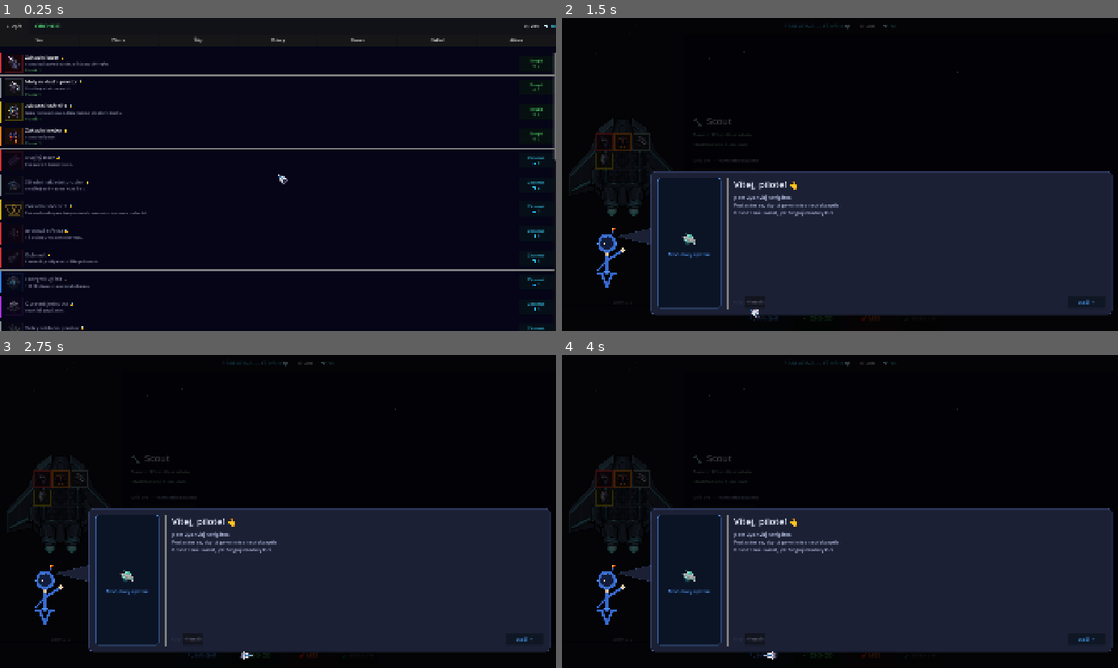
Above: before the commit, frames 1-4 (two rows, left to right).
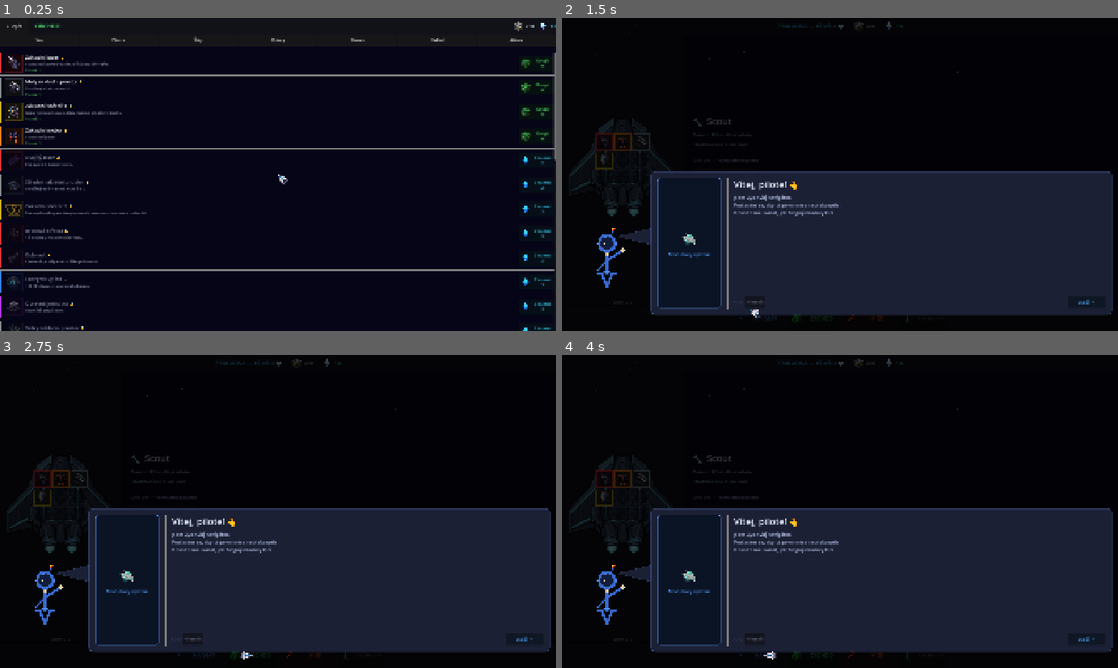
Above: after the commit, the same moments.

Repository: goldy714/Voidascend
Game: Godot game, scene res://scenes/shop.tscn
Two runs of this game, one before a commit and one after it. Both use one fixed random seed, a clock stepped at 60 frames per second and the inputs below. This scene is started directly instead of the project's main scene.
Inputs (mouse positions are in pixels of both pictures, inside the frame that each line leads up to):
- Up to frame 1 (0.25 s): no input
- Up to frame 2 (1.5 s): click "← Zpět" at 0.5 s; click (756, 318) at 1.25 s, where only the run after the commit has a clickable "HANGÁR"
- Up to frame 3 (2.75 s): click (250, 655) at 2 s, where only the run after the commit has a clickable "OBCHOD"
- Up to frame 4 (4 s): click (867, 655) at 2.75 s, where only the run after the commit has a clickable "MISE"; click (762, 655) at 3.5 s, where only the run before the commit has a clickable "🔧 HANGÁR"

The runs differ from the first frame. In frame 1, 0.8% of the frame differs, in the area x 92-100%, y 1-100%; in frame 2, 0.1%; in frame 3, 0.1%; in frame 4, 0.1%.

Commit message:
feat: add PixelLab UI icons

Diff:
--- a/scripts/hub.gd
+++ b/scripts/hub.gd
@@ -1,4 +1,10 @@
 extends Node2D
+
+const ResourceUI = preload("res://scripts/resource_ui.gd")
+const NAV_HANGAR_TEXTURE: Texture2D = preload("res://assets/navigation/nav_hangar.png")
+const NAV_SHOP_TEXTURE: Texture2D = preload("res://assets/navigation/nav_shop.png")
+const NAV_MISSIONS_TEXTURE: Texture2D = preload("res://assets/navigation/nav_missions.png")
+const NAV_TESTER_TEXTURE: Texture2D = preload("res://assets/navigation/nav_tester.png")
 
 func _ready() -> void:
 	_build_background()
@@ -51,16 +57,10 @@
 	title_lbl.add_theme_color_override("font_color", Color(0.25, 0.75, 1.00))
 	top_hbox.add_child(title_lbl)
 
-	var metal_lbl := Label.new()
-	metal_lbl.text = "⚙ %d" % GameData.metal_scrap
-	metal_lbl.add_theme_font_size_override("font_size", 18)
-	top_hbox.add_child(metal_lbl)
-
-	var crystal_lbl := Label.new()
-	crystal_lbl.text = "💎 %d" % GameData.void_crystals
-	crystal_lbl.add_theme_font_size_override("font_size", 18)
-	crystal_lbl.add_theme_color_override("font_color", Color(0.25, 0.92, 1.00))
-	top_hbox.add_child(crystal_lbl)
+	top_hbox.add_child(ResourceUI.make_amount_row(
+		ResourceUI.METAL, "%d" % GameData.metal_scrap, 18, 26))
+	top_hbox.add_child(ResourceUI.make_amount_row(
+		ResourceUI.CRYSTAL, "%d" % GameData.void_crystals, 18, 26))
 
 	# ── Centre split: left ship | right info ─────────────────────
 	var split := HBoxContainer.new()
@@ -198,36 +198,42 @@
 	btn_hbox.add_theme_constant_override("separation", 16)
 	bottom.add_child(btn_hbox)
 
-	_make_btn(btn_hbox, "🔧 HANGÁR", Color(0.30, 0.55, 0.90),
+	_make_btn(btn_hbox, "HANGÁR", NAV_HANGAR_TEXTURE, Color(0.30, 0.55, 0.90),
 		func() -> void: get_tree().change_scene_to_file("res://scenes/hangar.tscn"))
-	_make_btn(btn_hbox, "🛒 OBCHOD", Color(0.25, 0.70, 0.35),
+	_make_btn(btn_hbox, "OBCHOD", NAV_SHOP_TEXTURE, Color(0.25, 0.70, 0.35),
 		func() -> void: get_tree().change_scene_to_file("res://scenes/shop.tscn"))
-	_make_btn(btn_hbox, "🚀 MISE",   Color(0.85, 0.35, 0.15),
+	_make_btn(btn_hbox, "MISE", NAV_MISSIONS_TEXTURE, Color(0.85, 0.35, 0.15),
 		func() -> void: get_tree().change_scene_to_file("res://scenes/planet_map.tscn"))
 
 	# Tester menu button
 	var tester_btn := Button.new()
-	tester_btn.custom_minimum_size = Vector2(140, 60)
+	tester_btn.custom_minimum_size = Vector2(164, 60)
 	tester_btn.add_theme_font_size_override("font_size", 15)
+	_apply_nav_icon(tester_btn, NAV_TESTER_TEXTURE)
 	_update_tester_btn(tester_btn)
 	tester_btn.pressed.connect(func() -> void: _show_tester_menu(ui, tester_btn))
 	btn_hbox.add_child(tester_btn)
 
-func _make_btn(parent: HBoxContainer, txt: String, clr: Color, cb: Callable) -> void:
+func _make_btn(parent: HBoxContainer, txt: String, icon: Texture2D, clr: Color, cb: Callable) -> void:
 	var btn := Button.new()
 	btn.text = txt
-	btn.custom_minimum_size = Vector2(168, 60)
+	btn.custom_minimum_size = Vector2(176, 60)
 	btn.add_theme_font_size_override("font_size", 18)
+	_apply_nav_icon(btn, icon)
 	btn.modulate = clr
 	btn.pressed.connect(cb)
 	parent.add_child(btn)
 
+func _apply_nav_icon(btn: Button, icon: Texture2D) -> void:
+	btn.icon = icon
+	btn.icon_alignment = HORIZONTAL_ALIGNMENT_LEFT
+
 func _update_tester_btn(btn: Button) -> void:
 	if GameData.tester_mode:
-		btn.text = "🧪 TESTER: ZAP"
+		btn.text = "TESTER: ZAP"
 		btn.modulate = Color(0.20, 0.90, 0.40)
 	else:
-		btn.text = "🧪 TESTER: VYP"
+		btn.text = "TESTER: VYP"
 		btn.modulate = Color(0.45, 0.45, 0.50)
 
 func _show_tester_menu(ui: CanvasLayer, tester_btn: Button) -> void:
--- a/scripts/hud.gd
+++ b/scripts/hud.gd
@@ -1,4 +1,6 @@
 extends CanvasLayer
+
+const ResourceUI = preload("res://scripts/resource_ui.gd")
 
 var _hp_bar: ProgressBar
 var _metal_lbl: Label
@@ -39,16 +41,13 @@
 	_hp_bar.show_percentage = false
 	hp_col.add_child(_hp_bar)
 
-	_metal_lbl = Label.new()
-	_metal_lbl.text = "⚙ 0"
-	_metal_lbl.add_theme_font_size_override("font_size", 17)
-	hbox.add_child(_metal_lbl)
-
-	_crystal_lbl = Label.new()
-	_crystal_lbl.text = "💎 0"
-	_crystal_lbl.add_theme_font_size_override("font_size", 17)
-	_crystal_lbl.add_theme_color_override("font_color", Color(0.25, 0.92, 1.00))
-	hbox.add_child(_crystal_lbl)
+	var metal_counter: Dictionary = ResourceUI.make_counter(ResourceUI.METAL, 0, 17, 26)
+	_metal_lbl = metal_counter["label"] as Label
+	hbox.add_child(metal_counter["row"] as HBoxContainer)
+
+	var crystal_counter: Dictionary = ResourceUI.make_counter(ResourceUI.CRYSTAL, 0, 17, 26)
+	_crystal_lbl = crystal_counter["label"] as Label
+	hbox.add_child(crystal_counter["row"] as HBoxContainer)
 
 	_wave_lbl = Label.new()
 	_wave_lbl.text = "Vlna -"
@@ -110,10 +109,10 @@
 	_hp_bar.value = current
 
 func update_metal(amount: int) -> void:
-	_metal_lbl.text = "⚙ %d" % amount
+	_metal_lbl.text = "%d" % amount
 
 func update_crystals(amount: int) -> void:
-	_crystal_lbl.text = "💎 %d" % amount
+	_crystal_lbl.text = "%d" % amount
 
 func update_wave(wave_num: int) -> void:
 	_wave_lbl.text = "Vlna %d" % wave_num
@@ -204,20 +203,13 @@
 
 	# Resources earned
 	var metal_keep: int = metal if victory else int(metal * 0.5)
-	var m_lbl := Label.new()
-	m_lbl.text = "⚙  +%d kovový šrot" % metal_keep
+	var metal_text := "+%d kovový šrot" % metal_keep
 	if not victory:
-		m_lbl.text += "  (50% za prohru)"
-	m_lbl.horizontal_alignment = HORIZONTAL_ALIGNMENT_CENTER
-	m_lbl.add_theme_font_size_override("font_size", 20)
-	vbox.add_child(m_lbl)
-
-	var c_lbl := Label.new()
-	c_lbl.text = "💎  +%d void krystalů" % crystals
-	c_lbl.horizontal_alignment = HORIZONTAL_ALIGNMENT_CENTER
-	c_lbl.add_theme_font_size_override("font_size", 20)
-	c_lbl.add_theme_color_override("font_color", Color(0.25, 0.92, 1.00))
-	vbox.add_child(c_lbl)
+		metal_text += "  (50% za prohru)"
+	vbox.add_child(ResourceUI.make_amount_row(ResourceUI.METAL, metal_text, 20, 30))
+
+	vbox.add_child(ResourceUI.make_amount_row(
+		ResourceUI.CRYSTAL, "+%d void krystalů" % crystals, 20, 30))
 
 	vbox.add_child(_sep(4))
 	vbox.add_child(HSeparator.new())
--- /dev/null
+++ b/scripts/resource_ui.gd
@@ -0,0 +1,68 @@
+extends RefCounted
+
+const METAL := "metal"
+const CRYSTAL := "crystal"
+const METAL_TEXTURE: Texture2D = preload("res://assets/pickups/pickup_metal.png")
+const CRYSTAL_TEXTURE: Texture2D = preload("res://assets/pickups/pickup_crystal.png")
+const METAL_COLOR := Color(0.90, 0.92, 0.96)
+const CRYSTAL_COLOR := Color(0.25, 0.92, 1.00)
+
+static func get_texture(resource_id: String) -> Texture2D:
+	match resource_id:
+		METAL:
+			return METAL_TEXTURE
+		CRYSTAL:
+			return CRYSTAL_TEXTURE
+		_:
+			return null
+
+static func get_color(resource_id: String) -> Color:
+	return CRYSTAL_COLOR if resource_id == CRYSTAL else METAL_COLOR
+
+static func make_icon(resource_id: String, size: int = 24) -> TextureRect:
+	var icon := TextureRect.new()
+	icon.texture = get_texture(resource_id)
+	icon.custom_minimum_size = Vector2(size, size)
+	icon.stretch_mode = TextureRect.STRETCH_KEEP_ASPECT_CENTERED
+	icon.mouse_filter = Control.MOUSE_FILTER_IGNORE
+	return icon
+
+static func make_amount_label(text: String, resource_id: String, font_size: int = 17) -> Label:
+	var label := Label.new()
+	label.text = text
+	label.vertical_alignment = VERTICAL_ALIGNMENT_CENTER
+	label.add_theme_font_size_override("font_size", font_size)
+	label.add_theme_color_override("font_color", get_color(resource_id))
+	return label
+
+static func make_amount_row(
+		resource_id: String,
+		text: String,
+		font_size: int = 17,
+		icon_size: int = 24,
+		separation: int = 5) -> HBoxContainer:
+	var row := HBoxContainer.new()
+	row.alignment = BoxContainer.ALIGNMENT_CENTER
+	row.add_theme_constant_override("separation", separation)
+	row.add_child(make_icon(resource_id, icon_size))
+	row.add_child(make_amount_label(text, resource_id, font_size))
+	return row
+
+static func make_counter(
+		resource_id: String,
+		amount: int,
+		font_size: int = 17,
+		icon_size: int = 24,
+		separation: int = 5) -> Dictionary:
+	var row := HBoxContainer.new()
+	row.alignment = BoxContainer.ALIGNMENT_CENTER
+	row.add_theme_constant_override("separation", separation)
+	row.add_child(make_icon(resource_id, icon_size))
+
+	var label := make_amount_label("%d" % amount, resource_id, font_size)
+	row.add_child(label)
+	return {"row": row, "label": label}
+
+static func apply_button_icon(button: Button, resource_id: String) -> void:
+	button.icon = get_texture(resource_id)
+	button.icon_alignment = HORIZONTAL_ALIGNMENT_LEFT
--- a/scripts/shop.gd
+++ b/scripts/shop.gd
@@ -1,4 +1,6 @@
 extends Node2D
+
+const ResourceUI = preload("res://scripts/resource_ui.gd")
 
 const CATEGORIES := ["all", "weapon", "shield", "engine", "collector", "cargo", "special"]
 const CAT_NAMES  := {
@@ -56,16 +58,15 @@
 	title.size_flags_horizontal = Control.SIZE_EXPAND_FILL
 	top_hbox.add_child(title)
 
-	_metal_lbl = Label.new()
-	_metal_lbl.text = "⚙ %d" % GameData.metal_scrap
-	_metal_lbl.add_theme_font_size_override("font_size", 17)
-	top_hbox.add_child(_metal_lbl)
-
-	_crystal_lbl = Label.new()
-	_crystal_lbl.text = "  💎 %d" % GameData.void_crystals
-	_crystal_lbl.add_theme_font_size_override("font_size", 17)
-	_crystal_lbl.add_theme_color_override("font_color", Color(0.25, 0.92, 1.00))
-	top_hbox.add_child(_crystal_lbl)
+	var metal_counter: Dictionary = ResourceUI.make_counter(
+		ResourceUI.METAL, GameData.metal_scrap, 17, 24)
+	_metal_lbl = metal_counter["label"] as Label
+	top_hbox.add_child(metal_counter["row"] as HBoxContainer)
+
+	var crystal_counter: Dictionary = ResourceUI.make_counter(
+		ResourceUI.CRYSTAL, GameData.void_crystals, 17, 24)
+	_crystal_lbl = crystal_counter["label"] as Label
+	top_hbox.add_child(crystal_counter["row"] as HBoxContainer)
 
 	# ── Category filter buttons ───────────────────────────────
 	var cat_bar := PanelContainer.new()
@@ -120,8 +121,8 @@
 		ch.queue_free()
 	await get_tree().process_frame
 
-	_metal_lbl.text = "⚙ %d" % GameData.metal_scrap
-	_crystal_lbl.text = "  💎 %d" % GameData.void_crystals
+	_metal_lbl.text = "%d" % GameData.metal_scrap
+	_crystal_lbl.text = "%d" % GameData.void_crystals
 
 	# Sort: researched first, then by research_cost
 	var module_ids: Array[String] = []
@@ -226,7 +227,8 @@
 
 	if not researched:
 		var res_btn := Button.new()
-		res_btn.text = "Zkoumat\n💎 %d" % res_cost
+		res_btn.text = "Zkoumat\n%d" % res_cost
+		ResourceUI.apply_button_icon(res_btn, ResourceUI.CRYSTAL)
 		res_btn.custom_minimum_size = Vector2(120, 52)
 		res_btn.add_theme_font_size_override("font_size", 13)
 		res_btn.disabled = not GameData.can_research(mid)
@@ -237,7 +239,8 @@
 		btn_col.add_child(res_btn)
 	else:
 		var buy_btn := Button.new()
-		buy_btn.text = "Koupit\n⚙ %d" % buy_cost
+		buy_btn.text = "Koupit\n%d" % buy_cost
+		ResourceUI.apply_button_icon(buy_btn, ResourceUI.METAL)
 		buy_btn.custom_minimum_size = Vector2(120, 52)
 		buy_btn.add_theme_font_size_override("font_size", 13)
 		buy_btn.disabled = not GameData.can_buy(mid)
@@ -258,7 +261,7 @@
 	if GameData.research_module(module_id):
 		_status_lbl.text = "✓ Vyzkoumal jsi: %s" % GameData.MODULE_DATA[module_id].get("name", module_id)
 	else:
-		_status_lbl.text = "Nedostatek 💎 void krystalů!"
+		_status_lbl.text = "Nedostatek void krystalů!"
 	_refresh_list()
 
 func _on_buy(module_id: String) -> void:
@@ -268,5 +271,5 @@
 			GameData.owned_modules.get(module_id, 0)
 		]
 	else:
-		_status_lbl.text = "Nedostatek ⚙ kovového šrotu!"
-	_refresh_list()
+		_status_lbl.text = "Nedostatek kovového šrotu!"
+	_refresh_list()
Binary file added: assets/navigation/nav_hangar.png
Binary file added: assets/navigation/nav_missions.png
Binary file added: assets/navigation/nav_shop.png
Binary file added: assets/navigation/nav_tester.png
Binary file changed: assets/pickups/pickup_crystal.png
Binary file changed: assets/pickups/pickup_metal.png
Not shown, added: scripts/resource_ui.gd.uid
Not shown, changed: assets/generate_assets.py
